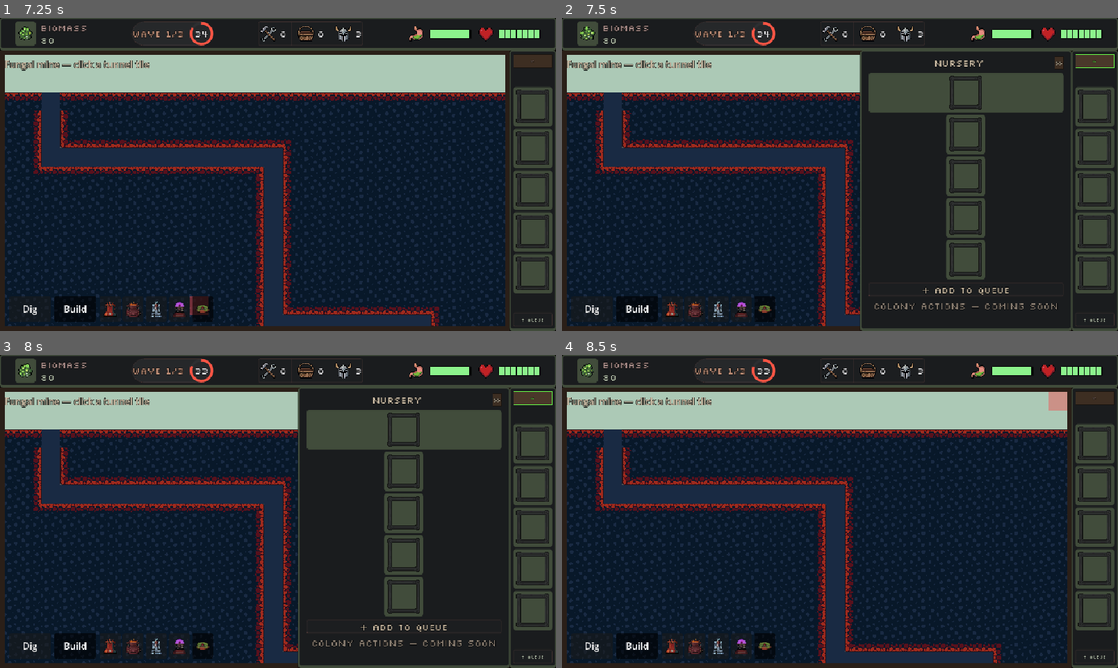
Above: before the commit, frames 1-4 (two rows, left to right).
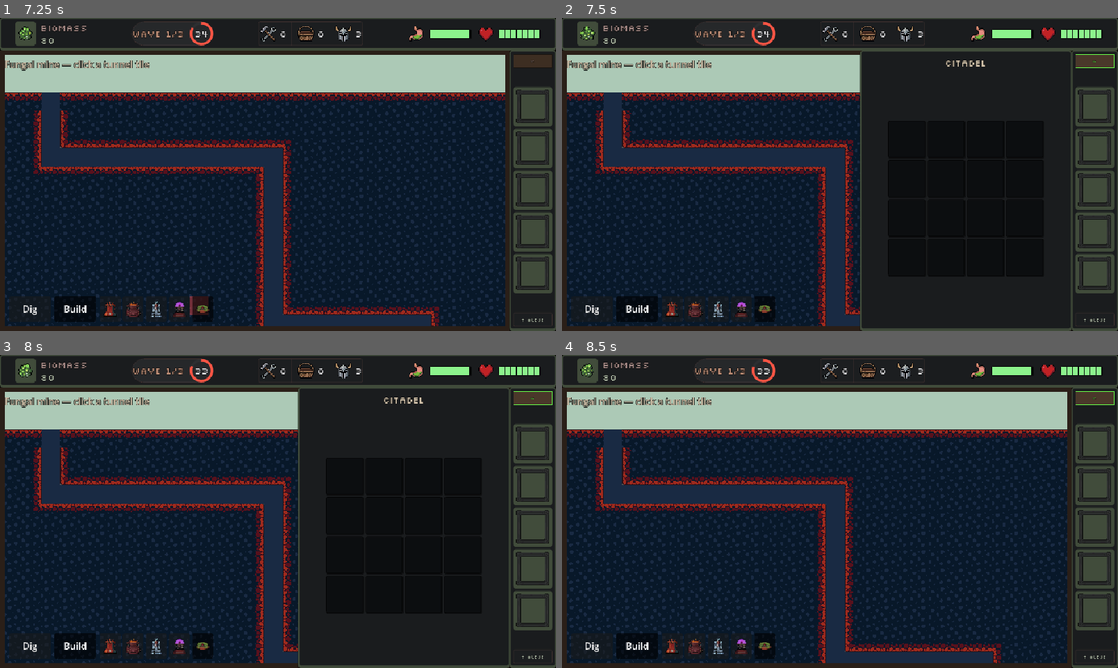
Above: after the commit, the same moments.

Repository: matiaspereiraobando/beneath-the-roots
Game: Godot game, scene res://scenes/menu.tscn
The game is run twice, just before and just after one commit, with the same random seed, the same clock (stepped at 60 frames per second) and the same inputs.
Inputs (mouse positions are in pixels of both pictures, inside the frame that each line leads up to):
- Up to frame 1 (7.25 s): click "1. Shallow Breach" at 0.5 s; click "+ Queue" at 1.25 s; click "Dig" at 2 s; click "Build" at 2.75 s; click (111, 309) at 3.52 s; click (133, 309) at 4.27 s; click (155, 309) at 5.02 s; click (177, 309) at 5.77 s; click (200, 309) at 6.52 s
- Up to frame 2 (7.5 s): click "«" at 7.25 s
- Up to frame 3 (8 s): no input
- Up to frame 4 (8.5 s): click "»" at 8 s

Frame 1 is identical in both runs. In frame 2, 7.8% of the frame differs, in the area x 55-91%, y 12-94%; in frame 3, 7.8%; in frame 4, 0.2%.

Commit message:
feat: add citadel grid drawer and rebind toggle to C
The drawer now shows only the 4x4 citadel chamber grid; nursery management stays on the sidebar rail. Remove the in-drawer collapse control and bind open/close to C.

Co-authored-by: Cursor <cursoragent@cursor.com>

Diff:
--- a/project.godot
+++ b/project.godot
@@ -93,7 +93,7 @@
 }
 toggle_colony_menu={
 "deadzone": 0.5,
-"events": [Object(InputEventKey,"resource_local_to_scene":fa …(140 unchanged characters)… d":false,"keycode":0,"physical_keycode":77,"key_label":0,"unicode":109,"location":0,"echo":false,"script":null)
+"events": [Object(InputEventKey,"resource_local_to_scene":fa …(140 unchanged characters)… d":false,"keycode":0,"physical_keycode":67,"key_label":0,"unicode":99,"location":0,"echo":false,"script":null)
 ]
 }
 build_select_1={
--- a/scenes/colony_drawer.tscn
+++ b/scenes/colony_drawer.tscn
@@ -1,6 +1,7 @@
-[gd_scene load_steps=2 format=3 uid="uid://btr_colony_drawer"]
+[gd_scene load_steps=3 format=3 uid="uid://btr_colony_drawer"]
 
 [ext_resource type="Script" path="res://scripts/colony_drawer.gd" id="1_drawer"]
+[ext_resource type="Script" path="res://scripts/ui/citadel_grid.gd" id="2_grid"]
 
 [node name="ColonyDrawer" type="PanelContainer"]
 custom_minimum_size = Vector2(365, 0)
@@ -14,48 +15,20 @@
 theme_override_constants/margin_right = 12
 theme_override_constants/margin_bottom = 8
 
-[node name="Scroll" type="ScrollContainer" parent="Margin"]
+[node name="VBox" type="VBoxContainer" parent="Margin"]
 layout_mode = 2
 size_flags_vertical = 3
-horizontal_scroll_mode = 0
-
-[node name="VBox" type="VBoxContainer" parent="Margin/Scroll"]
-layout_mode = 2
-size_flags_horizontal = 3
-theme_override_constants/separation = 6
-
-[node name="HeaderRow" type="HBoxContainer" parent="Margin/Scroll/VBox"]
-layout_mode = 2
 theme_override_constants/separation = 8
 
-[node name="Title" type="Label" parent="Margin/Scroll/VBox/HeaderRow"]
+[node name="Title" type="Label" parent="Margin/VBox"]
 layout_mode = 2
-size_flags_horizontal = 3
-text = "NURSERY"
+text = "CITADEL"
 horizontal_alignment = 1
 
-[node name="CollapseBtn" type="Button" parent="Margin/Scroll/VBox/HeaderRow"]
+[node name="GridWrap" type="CenterContainer" parent="Margin/VBox"]
 layout_mode = 2
-text = "»"
-tooltip_text = "Minimize (M)"
+size_flags_vertical = 3
 
-[node name="SlotCol" type="VBoxContainer" parent="Margin/Scroll/VBox"]
+[node name="CitadelGrid" type="Control" parent="Margin/VBox/GridWrap"]
 layout_mode = 2
-alignment = 1
-theme_override_constants/separation = 4
-
-[node name="AddBtn" type="Button" parent="Margin/Scroll/VBox"]
-layout_mode = 2
-text = "+ Add to queue"
-tooltip_text = "Queue the next ant type"
-
-[node name="FutureActions" type="VBoxContainer" parent="Margin/Scroll/VBox"]
-layout_mode = 2
-theme_override_constants/separation = 4
-
-[node name="Placeholder" type="Label" parent="Margin/Scroll/VBox/FutureActions"]
-layout_mode = 2
-theme_override_colors/font_color = Color(0.55, 0.5, 0.45, 1)
-text = "Colony actions — coming soon"
-horizontal_alignment = 1
-autowrap_mode = 2
+script = ExtResource("2_grid")
--- a/scenes/colony_rail.tscn
+++ b/scenes/colony_rail.tscn
@@ -25,7 +25,7 @@
 custom_minimum_size = Vector2(0, 24)
 layout_mode = 2
 text = "«"
-tooltip_text = "Colony menu (M)"
+tooltip_text = "CITADEL (C)"
 
 [node name="SlotCol" type="VBoxContainer" parent="Margin/VBox"]
 layout_mode = 2
--- a/scripts/colony_drawer.gd
+++ b/scripts/colony_drawer.gd
@@ -1,109 +1,9 @@
 extends PanelContainer
 
-signal collapse_requested
-
-const AntType = preload("res://scripts/data/ant_types.gd").Type
-const EMPTY_SLOT = preload("res://scripts/data/ant_types.gd").EMPTY_SLOT
 const HudThemeRes = preload("res://scripts/util/hud_theme.gd")
-const GestationBarScript = preload("res://scripts/ui/gestation_bar.gd")
-const DRAWER_SLOT_SIZE := 32
-
-@onready var _collapse_btn: Button = $Margin/Scroll/VBox/HeaderRow/CollapseBtn
-@onready var _slot_col: VBoxContainer = $Margin/Scroll/VBox/SlotCol
-@onready var _add_btn: Button = $Margin/Scroll/VBox/AddBtn
-@onready var _placeholder: Label = $Margin/Scroll/VBox/FutureActions/Placeholder
-
-var _icon_textures: Dictionary = {}
-var _slot_buttons: Array[TextureButton] = []
-var _gestation_bars: Array[Control] = []
-var _type_menu: PopupMenu
 
 
 func _ready() -> void:
 	theme_type_variation = &"GameHud"
-	_apply_fonts()
-	_icon_textures = ColonyUiIcons.load_icon_map(DRAWER_SLOT_SIZE)
-	_build_slot_rows()
-	_setup_add_menu()
-	_collapse_btn.pressed.connect(func() -> void: collapse_requested.emit())
-	_add_btn.pressed.connect(_on_add_pressed)
-	GameState.nursery_changed.connect(_refresh_slots)
-	call_deferred("_refresh_slots")
-
-
-func _apply_fonts() -> void:
-	var title: Label = $Margin/Scroll/VBox/HeaderRow/Title
-	for node in [title, _placeholder]:
-		HudThemeRes.apply_pixel_font(node, HudThemeRes.FONT_STAT)
-	for btn in [_collapse_btn, _add_btn]:
-		HudThemeRes.apply_pixel_font(btn, HudThemeRes.FONT_STAT)
-	_add_btn.add_theme_stylebox_override("normal", HudThemeRes.ant_strip())
-	_add_btn.add_theme_stylebox_override("hover", HudThemeRes.wave_pill())
-	_add_btn.add_theme_stylebox_override("pressed", HudThemeRes.ant_strip())
-
-
-func _build_slot_rows() -> void:
-	var well_size := DRAWER_SLOT_SIZE + 6
-	for i in GameState.NURSERY_SLOTS:
-		var well := PanelContainer.new()
-		well.add_theme_stylebox_override("panel", HudThemeRes.icon_well())
-		well.custom_minimum_size = Vector2(well_size, well_size)
-		var center := CenterContainer.new()
-		center.custom_minimum_size = well.custom_minimum_size
-		var btn := TextureButton.new()
-		btn.custom_minimum_size = Vector2(DRAWER_SLOT_SIZE, DRAWER_SLOT_SIZE)
-		btn.stretch_mode = TextureButton.STRETCH_KEEP_ASPECT_CENTERED
-		btn.pressed.connect(_on_slot_pressed.bind(i))
-		center.add_child(btn)
-		well.add_child(center)
-		_slot_buttons.append(btn)
-		if i == 0:
-			var col := VBoxContainer.new()
-			col.alignment = BoxContainer.ALIGNMENT_CENTER
-			col.add_theme_constant_override("separation", 3)
-			var gest_bar: Control = GestationBarScript.new()
-			gest_bar.bar_thickness = 4
-			gest_bar.custom_minimum_size = Vector2(well_size, 4)
-			col.add_child(gest_bar)
-			_gestation_bars.append(gest_bar)
-			col.add_child(well)
-			_slot_col.add_child(col)
-		else:
-			var row := HBoxContainer.new()
-			row.alignment = BoxContainer.ALIGNMENT_CENTER
-			row.add_child(well)
-			_slot_col.add_child(row)
-
-
-func _setup_add_menu() -> void:
-	_type_menu = PopupMenu.new()
-	_type_menu.add_item("Gatherer", AntType.GATHERER)
-	_type_menu.add_item("Builder", AntType.BUILDER)
-	_type_menu.add_item("Soldier", AntType.SOLDIER)
-	_type_menu.id_pressed.connect(_on_type_selected)
-	add_child(_type_menu)
-
-
-func _on_add_pressed() -> void:
-	if not GameState.can_enqueue_nursery():
-		return
-	var pos := _add_btn.get_global_rect().position
-	pos.y += _add_btn.size.y
-	_type_menu.position = Vector2i(int(pos.x), int(pos.y))
-	_type_menu.popup()
-
-
-func _on_type_selected(id: int) -> void:
-	GameState.enqueue_nursery_ant(id)
-
-
-func _on_slot_pressed(index: int) -> void:
-	GameState.cycle_nursery_slot(index)
-
-
-func _refresh_slots() -> void:
-	ColonyUiIcons.refresh_slot_buttons(_slot_buttons, _icon_textures)
-	_add_btn.disabled = not GameState.can_enqueue_nursery()
-	_add_btn.modulate = Color.WHITE if GameState.can_enqueue_nursery() else Color(0.5, 0.5, 0.5, 0.8)
-	if _gestation_bars.size() > 0:
-		_gestation_bars[0].visible = GameState.nursery_queue[0] != EMPTY_SLOT
+	var title: Label = $Margin/VBox/Title
+	HudThemeRes.apply_pixel_font(title, HudThemeRes.FONT_STAT)
--- a/scripts/colony_panel.gd
+++ b/scripts/colony_panel.gd
@@ -19,7 +19,6 @@
 	_rail.z_index = 2
 	_drawer.z_index = 1
 	_rail.expand_requested.connect(toggle)
-	_drawer.collapse_requested.connect(collapse)
 	GameState.citadel_breached.connect(_on_breach)
 	call_deferred("_apply_layout", true)
 
--- /dev/null
+++ b/scripts/data/citadel_layout.gd
@@ -0,0 +1,14 @@
+extends RefCounted
+class_name CitadelLayout
+
+const GRID_COLS := 4
+const GRID_ROWS := 4
+const CELL_SIZE := 64
+const CELL_GAP := 4
+
+
+static func grid_pixel_size() -> Vector2i:
+	return Vector2i(
+		GRID_COLS * CELL_SIZE + (GRID_COLS - 1) * CELL_GAP,
+		GRID_ROWS * CELL_SIZE + (GRID_ROWS - 1) * CELL_GAP,
+	)
--- /dev/null
+++ b/scripts/ui/citadel_grid.gd
@@ -0,0 +1,71 @@
+extends Control
+class_name CitadelGrid
+
+const HudThemeRes = preload("res://scripts/util/hud_theme.gd")
+const Layout = preload("res://scripts/data/citadel_layout.gd")
+
+signal cell_hovered(cell: Vector2i)
+signal cell_unhovered
+
+const HOVER_FILL := Color(0.35, 0.95, 0.4, 0.45)
+
+var hovered_cell := Vector2i(-1, -1)
+
+
+func _ready() -> void:
+	mouse_filter = Control.MOUSE_FILTER_STOP
+	var px := Layout.grid_pixel_size()
+	custom_minimum_size = Vector2(px.x, px.y)
+	tooltip_text = "Citadel chamber grid"
+
+
+func _gui_input(event: InputEvent) -> void:
+	if event is InputEventMouseMotion:
+		_set_hovered(_local_to_cell(get_local_mouse_position()))
+
+
+func _notification(what: int) -> void:
+	if what == NOTIFICATION_MOUSE_EXIT:
+		_set_hovered(Vector2i(-1, -1))
+
+
+func _set_hovered(cell: Vector2i) -> void:
+	if hovered_cell == cell:
+		return
+	hovered_cell = cell
+	queue_redraw()
+	if cell.x >= 0:
+		cell_hovered.emit(cell)
+	else:
+		cell_unhovered.emit()
+
+
+func _cell_rect(cell: Vector2i) -> Rect2:
+	var step := Layout.CELL_SIZE + Layout.CELL_GAP
+	return Rect2(
+		cell.x * step,
+		cell.y * step,
+		Layout.CELL_SIZE,
+		Layout.CELL_SIZE,
+	)
+
+
+func _local_to_cell(local: Vector2) -> Vector2i:
+	for y in Layout.GRID_ROWS:
+		for x in Layout.GRID_COLS:
+			var cell := Vector2i(x, y)
+			if _cell_rect(cell).has_point(local):
+				return cell
+	return Vector2i(-1, -1)
+
+
+func _draw() -> void:
+	var trough := HudThemeRes.carved_trough()
+	for y in Layout.GRID_ROWS:
+		for x in Layout.GRID_COLS:
+			var cell := Vector2i(x, y)
+			var rect := _cell_rect(cell)
+			draw_style_box(trough, rect)
+			if cell == hovered_cell:
+				draw_rect(rect, HOVER_FILL)
+				draw_rect(rect.grow(-2.0), HudThemeRes.SECONDARY, false, 2.0)
Not shown, added: scripts/data/citadel_layout.gd.uid
Not shown, added: scripts/ui/citadel_grid.gd.uid
